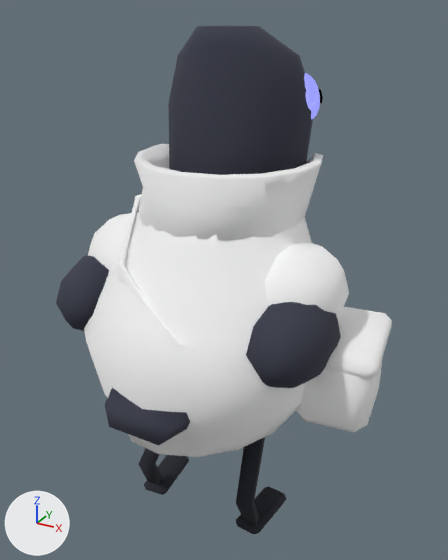
An edit to the glTF model Characters/Crow/crow.glb, drawn before and after from the same camera.
Both versions are drawn from a 50 mm lens placed at (0.763, -1.374, 1.4), pointed at (0.007, 0.001, 0.713). The lights are fixed; the arrows at lower left show +X, +Y and +Z. The picture after the commit comes second. Vertices at exactly the same position are counted once.

The first picture shows 'Bent leg | left side', 'Bent leg | right side', 'Coat and collar', 'Coat sleeve | left side', 'Coat sleeve | right side', 'Crossbody strap | editable strip', 'Eye.R', 'Folded wing | left side', 'Folded wing | right side', 'Foot wedge | left side', 'Foot wedge | right side', 'Head', 'Satchel body', 'Satchel flap', 'Tail wedge'.
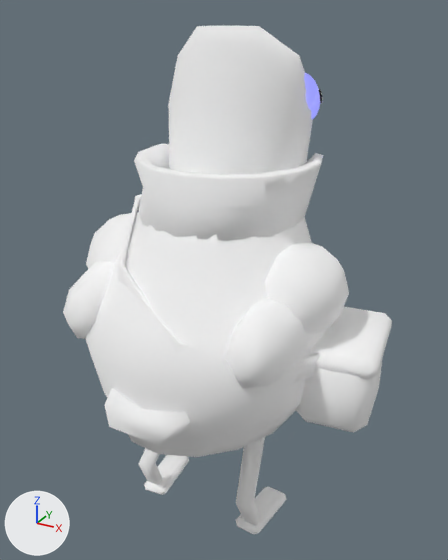
What differs and where, as boxes (x1, y1, x2, y2) in the pictures (448 x 560 px):
```json
{"object": "Head", "change": "recoloured, surface changed", "before": [168, 26, 313, 175], "after": [168, 26, 313, 175], "on screen": "lighter"}
{"object": "Folded wing | right side", "change": "recoloured, surface changed, moved, rescaled", "before": [246, 302, 341, 388], "after": [225, 298, 315, 388]}
{"object": "Folded wing | left side", "change": "recoloured, surface changed, moved, rescaled", "before": [56, 254, 109, 331], "after": [63, 262, 114, 339]}
{"object": "Tail wedge", "change": "recoloured, surface changed", "before": [105, 387, 190, 445], "after": [105, 387, 190, 445], "on screen": "greyish blue to white"}
{"object": "Bent leg | right side", "change": "recoloured", "before": [236, 437, 265, 526], "after": [236, 437, 265, 526], "on screen": "black to white"}
{"object": "Foot wedge | right side", "change": "recoloured", "before": [236, 486, 287, 534], "after": [236, 486, 287, 534], "on screen": "black to white"}
{"object": "Foot wedge | left side", "change": "recoloured", "before": [144, 455, 189, 495], "after": [144, 455, 189, 495], "on screen": "black to white"}
{"object": "Bent leg | left side", "change": "recoloured", "before": [138, 448, 162, 485], "after": [138, 448, 162, 485], "on screen": "black to white"}
```

The change, as JSON lines over the scene's bpy script:
```json
{"op": "set", "path": "mat_beak_and_feet___near_black.base_color", "old": "(0.015, 0.017, 0.025)", "new": "(1.0, 1.0, 1.0)", "note": "black #21232c -> white #ffffff"}
{"op": "set", "path": "mat_feathers___blue_charcoal.base_color", "old": "(0.039, 0.043, 0.068)", "new": "(1.0, 1.0, 1.0)", "note": "greyish blue #383a4a -> white #ffffff"}
{"op": "set", "path": "mat_feathers___blue_charcoal.metallic", "old": "0.0", "new": "1.0"}
{"block": "me_folded_wing___left_side", "where": "# used by ob_folded_wing___left_side; location = (0.0, 0.0, 0.0)"}
{"op": "remove", "block": "me_folded_wing___left_side", "code": "me_folded_wing___left_side.from_pydata(...)  # 52 vertices, 100 faces; spans x -0.38..-0.184, y -0.319..0.015, z 0.571..0.795"}
{"op": "add", "block": "me_folded_wing___left_side", "code": "me_folded_wing___left_side.from_pydata(...)  # 52 vertices, 100 faces; spans x -0.319..-0.155, y -0.36..0.056, z 0.571..0.795"}
{"block": "me_folded_wing___left_side", "change": "me_folded_wing___left_side part 1: the whole mesh is scaled about its middle by (0.84, 1.25, 1), then moved by (0.045, 0.0, 0.0)"}
{"block": "me_folded_wing___right_side", "where": "# used by ob_folded_wing___right_side; location = (0.0, 0.0, 0.0)"}
{"op": "remove", "block": "me_folded_wing___right_side", "code": "me_folded_wing___right_side.from_pydata(...)  # 52 vertices, 100 faces; spans x 0.184..0.38, y -0.319..0.015, z 0.571..0.795"}
{"op": "add", "block": "me_folded_wing___right_side", "code": "me_folded_wing___right_side.from_pydata(...)  # 52 vertices, 100 faces; spans x 0.155..0.319, y -0.36..0.056, z 0.571..0.795"}
{"block": "me_folded_wing___right_side", "change": "me_folded_wing___right_side part 2: the whole mesh is scaled about its middle by (0.84, 1.25, 1), then moved by (-0.045, 0.0, 0.0)"}
```
